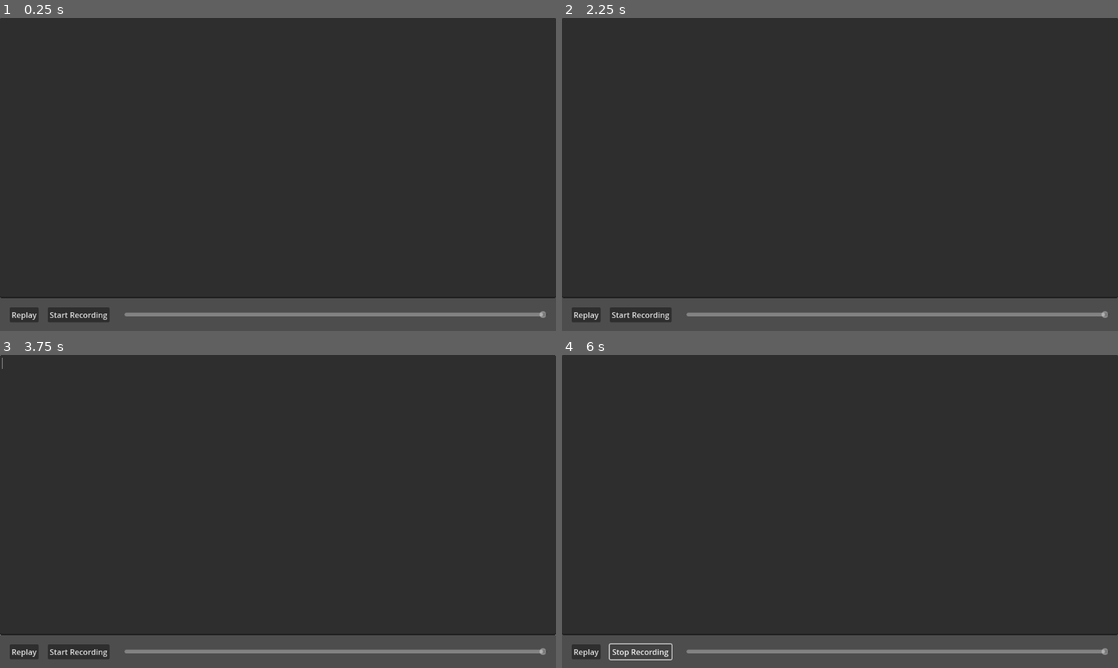
Above: before the commit, frames 1-4 (two rows, left to right).
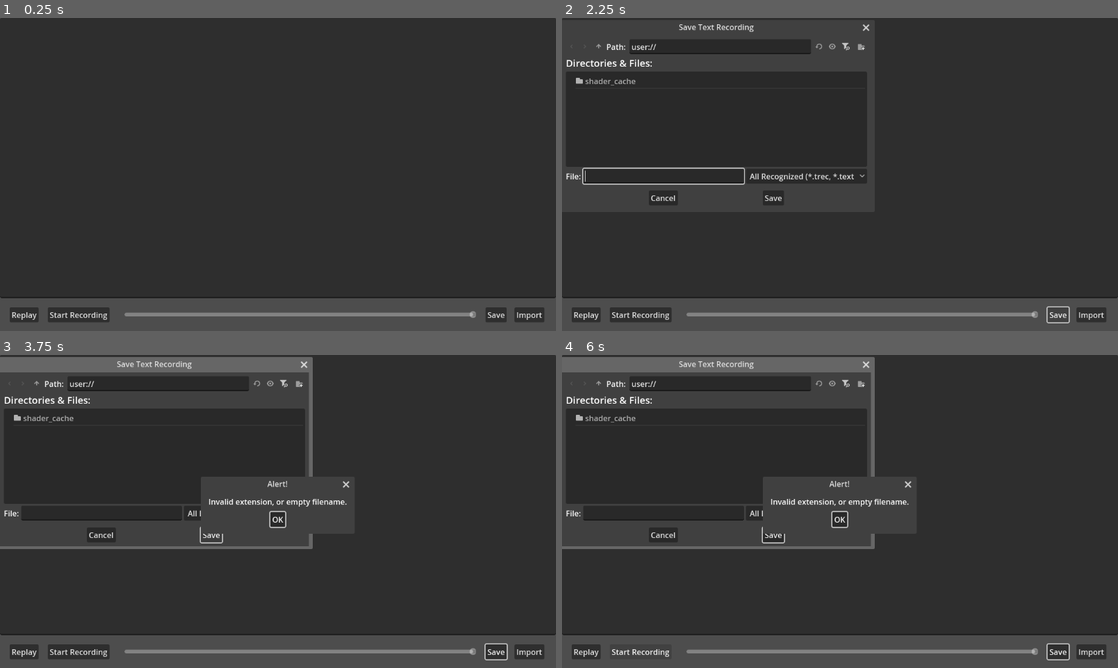
Above: after the commit, the same moments.

Repository: artelephantb/compass-branch
Game: Godot game, scene res://scenes/world.tscn
The game is run twice, just before and just after one commit, with the same random seed, the same clock (stepped at 60 frames per second) and the same inputs.
Inputs (mouse positions are in pixels of both pictures, inside the frame that each line leads up to):
- Up to frame 1 (0.25 s): no input
- Up to frame 2 (2.25 s): click (840, 158) at 0.52 s; type "Alex" at 0.6 s; click "Replay" at 1.25 s; click (1056, 315) at 2 s, where only the run after the commit has a clickable "Save"
- Up to frame 3 (3.75 s): click (528, 652) at 2.75 s, where only the run after the commit has a clickable "Import"; click (211, 533) at 3.5 s, where only the run after the commit has a clickable "Save"
- Up to frame 4 (6 s): click "Replay" at 4.25 s; click "Replay" at 5 s; click "Start Recording" at 5.75 s

The runs differ from the first frame. In frame 1, 0.4% of the frame differs, in the area x 84-99%, y 92-98%; in frame 2, 1.6%; in frame 3, 5.1%; in frame 4, 5.3%, in the area x 0-99%, y 0-98%.

Commit message:
Added save and load functionality

Diff:
--- a/scenes/world.tscn
+++ b/scenes/world.tscn
@@ -16,27 +16,58 @@
 [node name="FrameSlider" type="HSlider" parent="."]
 offset_left = -318.0
 offset_top = 282.0
-offset_right = 557.0
+offset_right = 412.0
 offset_bottom = 298.0
 max_value = 0.0
 editable = false
 
-[node name="Replay" type="Button" parent="."]
+[node name="ReplayButton" type="Button" parent="."]
 offset_left = -556.0
 offset_top = 275.0
 offset_right = -496.0
 offset_bottom = 306.0
 text = "Replay"
 
-[node name="Record" type="Button" parent="."]
+[node name="RecordButton" type="Button" parent="."]
 offset_left = -477.0
 offset_top = 275.0
 offset_right = -349.0
 offset_bottom = 306.0
 text = "Start Recording"
 
+[node name="SaveButton" type="Button" parent="."]
+offset_left = 430.0
+offset_top = 275.0
+offset_right = 474.0
+offset_bottom = 306.0
+text = "Save"
+
+[node name="ImportButton" type="Button" parent="."]
+offset_left = 490.0
+offset_top = 275.0
+offset_right = 552.0
+offset_bottom = 306.0
+text = "Import"
+
+[node name="ExportDialog" type="FileDialog" parent="."]
+title = "Save Text Recording"
+access = 1
+filters = PackedStringArray("*.trec", "*.textrecord")
+use_native_dialog = true
+
+[node name="ImportDialog" type="FileDialog" parent="."]
+title = "Open a File"
+ok_button_text = "Open"
+file_mode = 0
+access = 1
+use_native_dialog = true
+
 [connection signal="text_changed" from="TextEdit" to="." method="_on_text_box_edited"]
 [connection signal="drag_started" from="FrameSlider" to="." method="_on_frame_slider_drag_started"]
 [connection signal="value_changed" from="FrameSlider" to="." method="_on_frame_slider_value_changed"]
-[connection signal="pressed" from="Replay" to="." method="_on_replay_pressed"]
-[connection signal="pressed" from="Record" to="." method="_on_record_pressed"]
+[connection signal="pressed" from="ReplayButton" to="." method="_on_replay_pressed"]
+[connection signal="pressed" from="RecordButton" to="." method="_on_record_pressed"]
+[connection signal="pressed" from="SaveButton" to="." method="_on_save_pressed"]
+[connection signal="pressed" from="ImportButton" to="." method="_on_import_button_pressed"]
+[connection signal="file_selected" from="ExportDialog" to="." method="_on_export_dialog_file_selected"]
+[connection signal="file_selected" from="ImportDialog" to="." method="_on_import_dialog_file_selected"]
--- a/scripts/world.gd
+++ b/scripts/world.gd
@@ -2,18 +2,21 @@
 
 @onready var text_box = $'TextEdit'
 @onready var frame_slider = $'FrameSlider'
-@onready var replay_button = $'Replay'
-@onready var record_button = $'Record'
+@onready var replay_button = $'ReplayButton'
+@onready var record_button = $'RecordButton'
+@onready var export_dialog  = $'ExportDialog'
+@onready var import_dialog  = $'ImportDialog'
 
-@onready var text_logs = []
-@onready var timed_text_logs = []
+var text_logs = []
+var timed_text_logs = []
 
-@onready var replaying = false
+var replaying = false
 
-@onready var wait_frames = 0
-@onready var current_wait_frame = 0
+var wait_frames = 0
+var current_wait_frame = 0
 
-@onready var recording = false
+var recording = false
+
 
 func replay() -> void:
 	current_wait_frame = 0
@@ -24,6 +27,7 @@
 	replaying = true
 
 	recording = false
+
 
 func _ready() -> void:
 	pass
@@ -58,6 +62,7 @@
 	if current_wait_frame == 0:
 		frame_slider.value += 1
 
+
 func _on_text_box_edited() -> void:
 	if !recording:
 		return
@@ -78,6 +83,28 @@
 		frame_slider.max_value = len(text_logs) - 1
 		frame_slider.editable = true
 
+func _on_save_pressed() -> void:
+	recording = false
+	replaying = false
+	export_dialog.popup()
+
+func _on_export_dialog_file_selected(path: String) -> void:
+	var saved_file = FileAccess.open(path, FileAccess.WRITE)
+	saved_file.store_string(str(text_logs))
+
+func _on_import_button_pressed() -> void:
+	recording = false
+	replaying = false
+	import_dialog.popup()
+
+func _on_import_dialog_file_selected(path: String) -> void:
+	var read_file = FileAccess.open(path, FileAccess.READ)
+	var file_content = read_file.get_as_text()
+	text_logs = str_to_var(file_content)
+
+	frame_slider.max_value = len(text_logs) - 1
+	frame_slider.editable = true
+
 func _on_frame_slider_drag_started() -> void:
 	if replaying:
 		replaying = false
